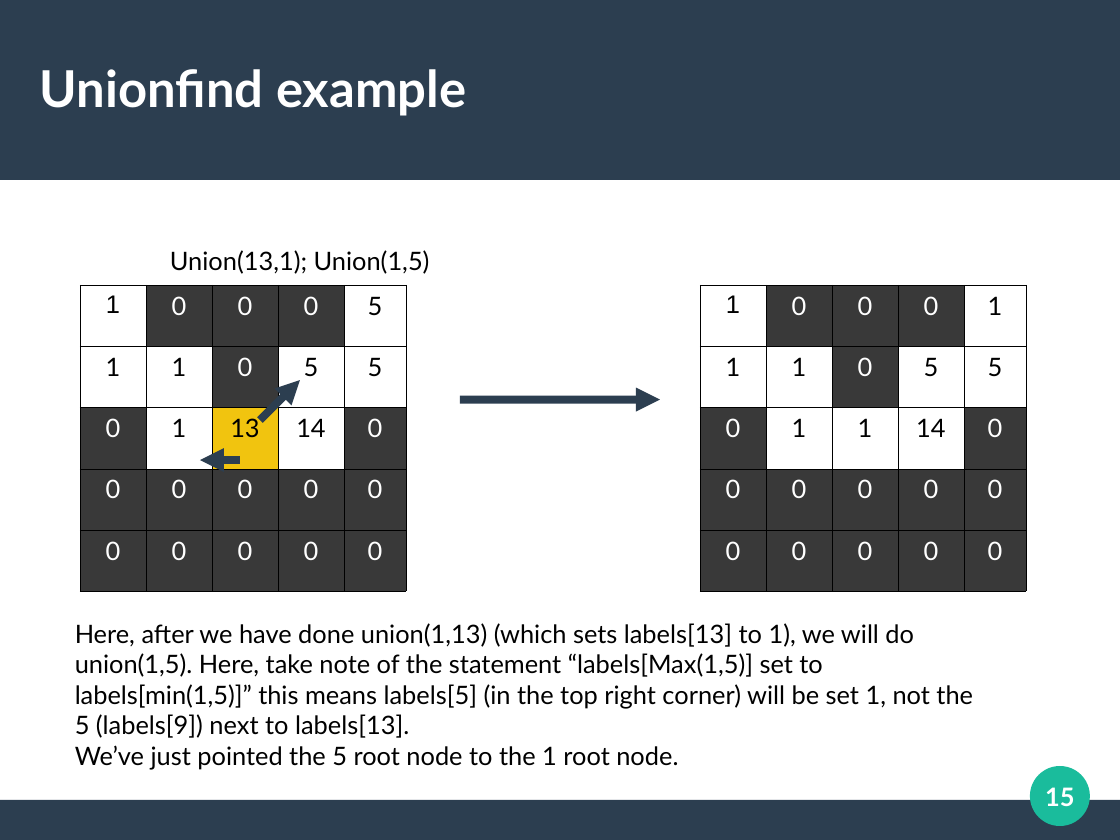
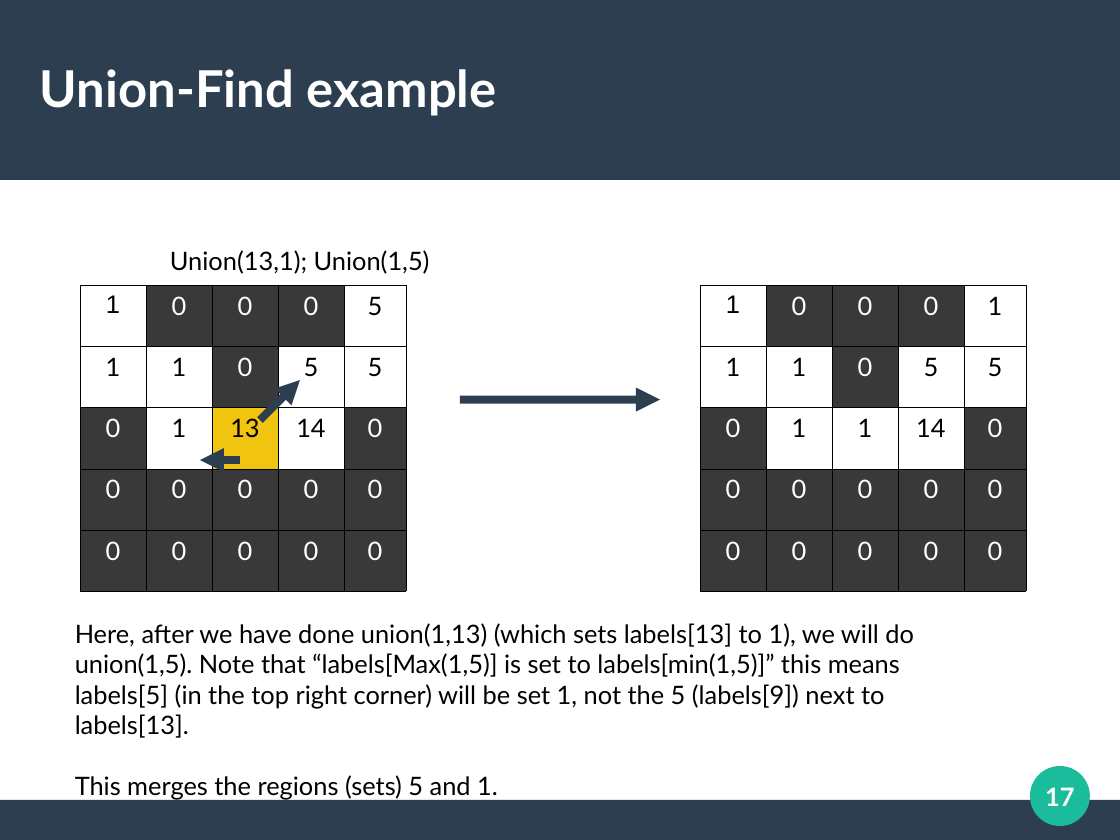
Before and after one commit to cycraig/ConnectedComponentsLabelling, a slide deck: slide 17 of presentation/Presentation.odp (slide 15 before the commit). Drawn at 1120x840 pixels with LibreOffice and Linux fonts; fonts in the diff are those of the drawing. Boxes give left, top, right and bottom in pixels: in the first picture for what was removed or moved away, otherwise in the second. Text is boxed around its words. In the diff, an @@ line names an element or a change of style, - is before the commit and + after.

```diff
--- a/presentation/Presentation.odp
+++ b/presentation/Presentation.odp
@@ title at box(40, 69, 497, 116): text changed @@
-Unionfind example
+Union-Find example
@@ text at box(75, 623, 914, 800): text changed @@
-Here, after we have done union(1,13) (which sets labels[13] to 1), we will do union(1,5). Here, take note of the statement “labels[Max(1,5)] set to labels[min(1,5)]” this means labels[5] (in the top right corner) will be set 1, not the 5 (labels[9]) next to labels[13].
-We’ve just pointed the 5 root node to the 1 root node.
+Here, after we have done union(1,13) (which sets labels[13] to 1), we will do union(1,5). Note that “labels[Max(1,5)] is set to labels[min(1,5)]” this means labels[5] (in the top right corner) will be set 1, not the 5 (labels[9]) next to labels[13].
+This merges the regions (sets) 5 and 1.
@@ page number at box(1045, 787, 1074, 806): text changed @@
-15
+17
```
Also in this commit, not shown: 26 other slides changed, 4 slides added, 1 slide removed, 4 other files.
